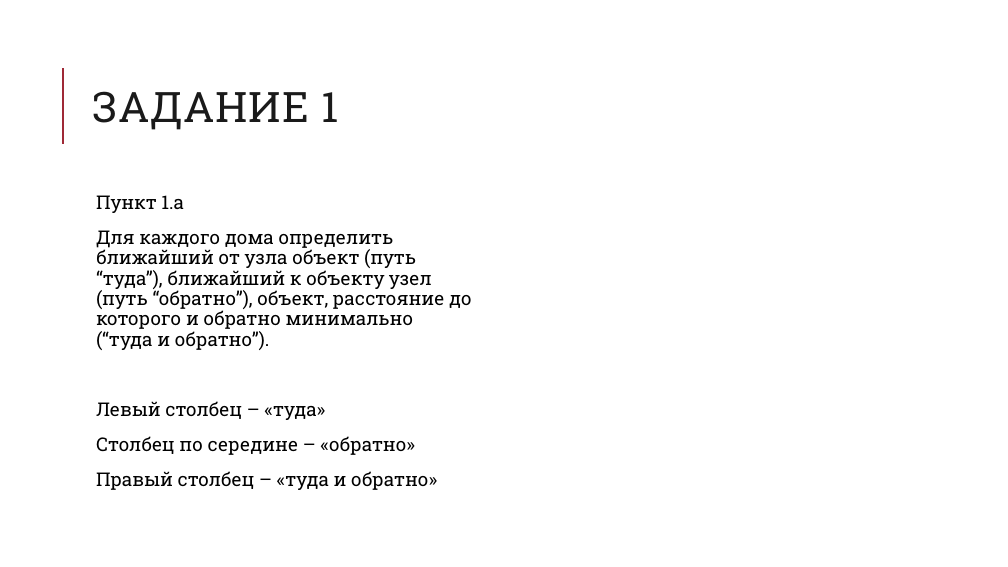
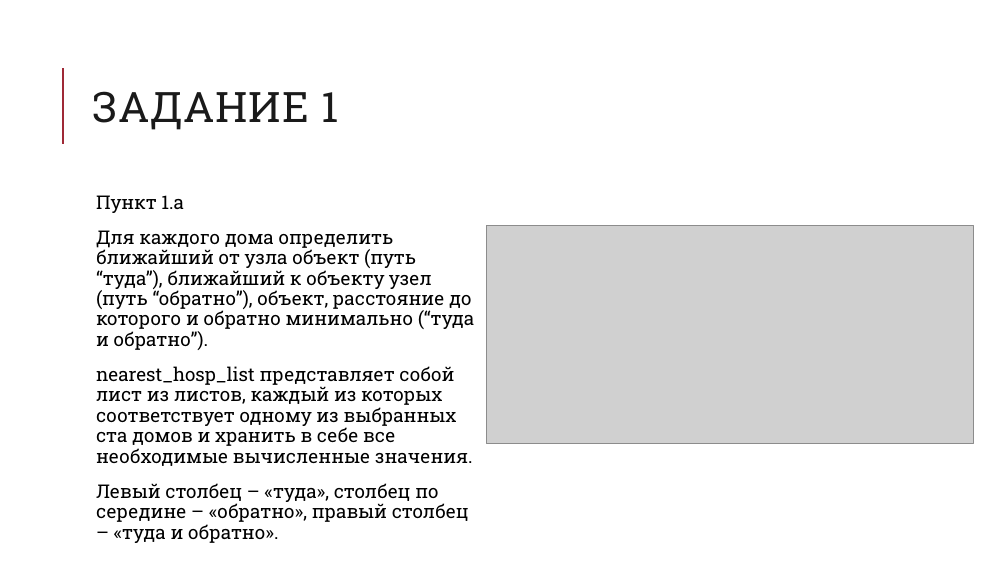
Before and after one commit to oksanamda/OSM-Graphs, a slide deck: slide 14 of docs/OSM Ufa Presentation.pptx. Drawn at 1008x567 pixels with LibreOffice and Linux fonts; fonts in the diff are those of the drawing; grey boxes stand for pictures. Boxes give left, top, right and bottom in pixels: in the first picture for what was removed or moved away, otherwise in the second. Text is boxed around its words. In the diff, an @@ line names an element or a change of style, - is before the commit and + after.

```diff
--- a/docs/OSM Ufa Presentation.pptx
+++ b/docs/OSM Ufa Presentation.pptx
@@ picture added at (486, 225, 973, 444) @@
@@ text at (96, 366, 473, 543): text changed @@
-  Левый столбец – «туда»
-  Столбец по середине – «обратно»
-  Правый столбец – «туда и обратно»
+  nearest_hosp_list представляет собой лист из листов, каждый из которых соответствует одному из выбранных ста домов и хранить в себе все необходимые вычисленные значения.
+  Левый столбец – «туда», столбец по середине – «обратно», правый столбец – «туда и обратно».
```
Also in this commit, not shown: 6 other slides changed, 1 slide added, 1 other file.
